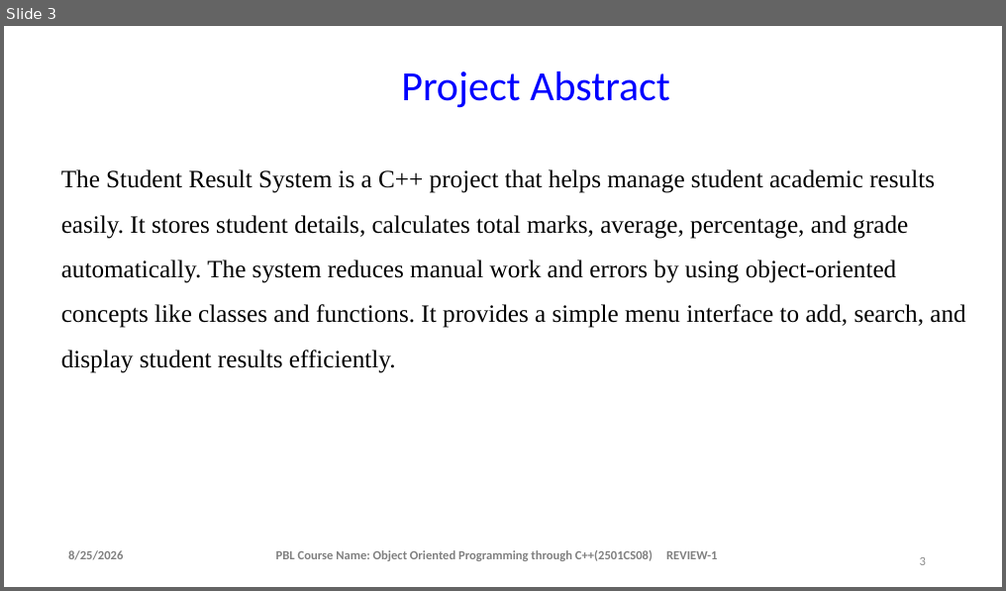
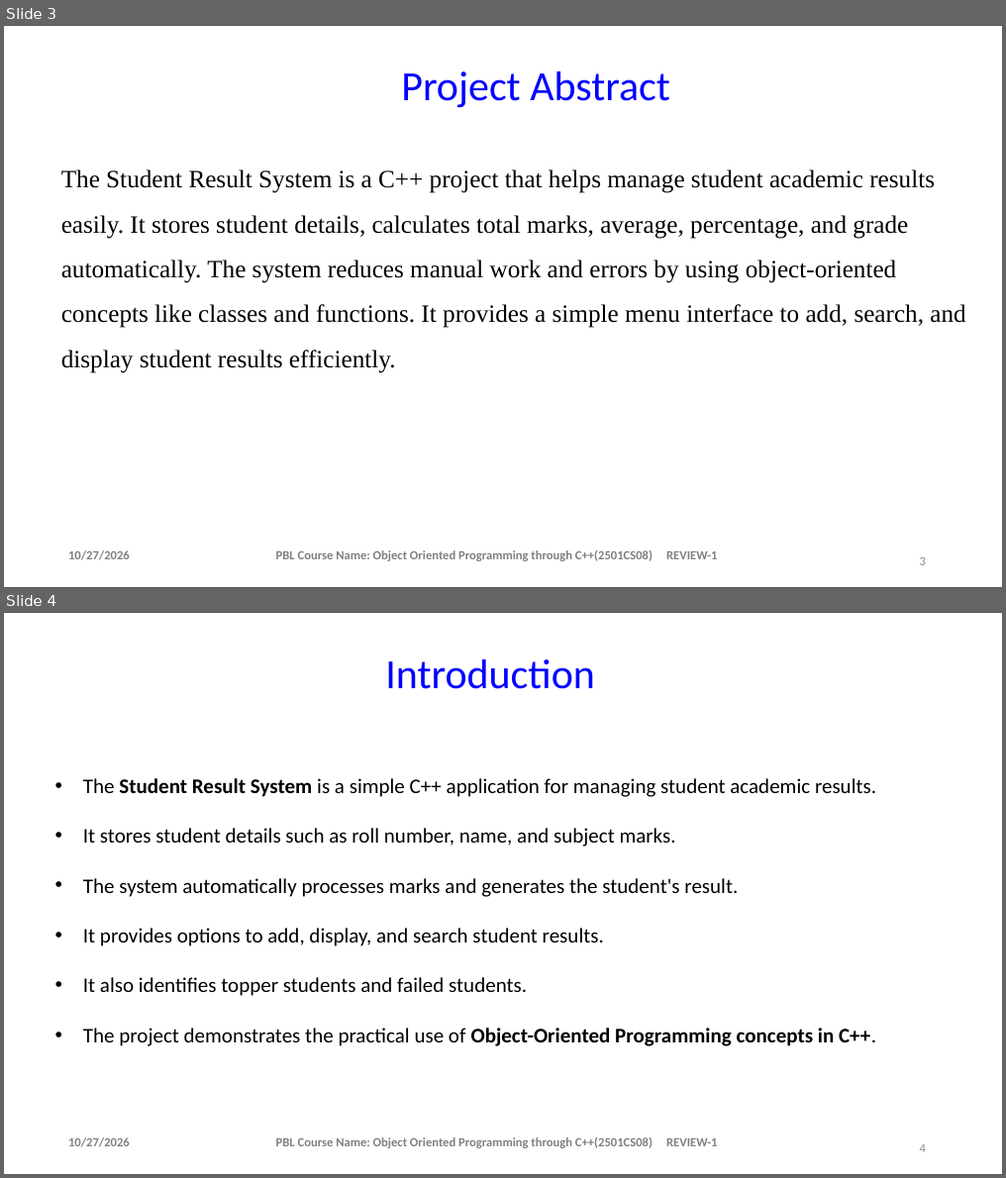
Before and after one commit to saipasupuleti314-oss/c-, a slide deck: student result system ppt.pptx. Shown one above the other, each under a label of ours: slide 3 before the commit, slides 3 and 4 after it. The pictures are 1006x591 and 1006x1178 pixels, drawn with LibreOffice and Linux fonts; fonts in the diff are those of the drawing; background and template pictures are left out. Boxes give left, top, right and bottom in pixels: in the first picture for what was removed or moved away, otherwise in the second. Text is boxed around its words. In the diff, an @@ line names an element or a change of style, - is before the commit and + after.

```diff
--- a/student result system ppt.pptx
+++ b/student result system ppt.pptx
@@ slide 4 added at box(4, 613, 1002, 1174), background #FFFFFF @@
@@ text added at box(385, 660, 595, 689), 40 pt, text #0000FF @@
+Introduction
@@ text added at box(83, 778, 876, 1047), 20 pt, text #000000 @@
+• The Student Result System is a simple C++ application for managing student academic results.
+• It stores student details such as roll number, name, and subject marks.
+• The system automatically processes marks and generates the student's result.
+• It provides options to add, display, and search student results.
+• It also identifies topper students and failed students.
+• The project demonstrates the practical use of Object-Oriented Programming concepts in C++.
@@ text added at box(68, 1138, 130, 1148), 12 pt, text #808080, bold @@
+10/27/2026
@@ text added at box(276, 1138, 717, 1149), 12 pt, text #808080, bold @@
+PBL Course Name: Object Oriented Programming through C++(2501CS08) REVIEW-1
@@ page number added at box(920, 1145, 926, 1153), 12 pt, text #8C8C8C @@
+4
@@ slide 3 changed as well @@
@@ text at box(68, 551, 130, 561): text changed @@
-8/25/2026
+10/27/2026
```
Also in this commit, not shown: 10 other slides changed, 8 other slides added, 1 slide removed.
